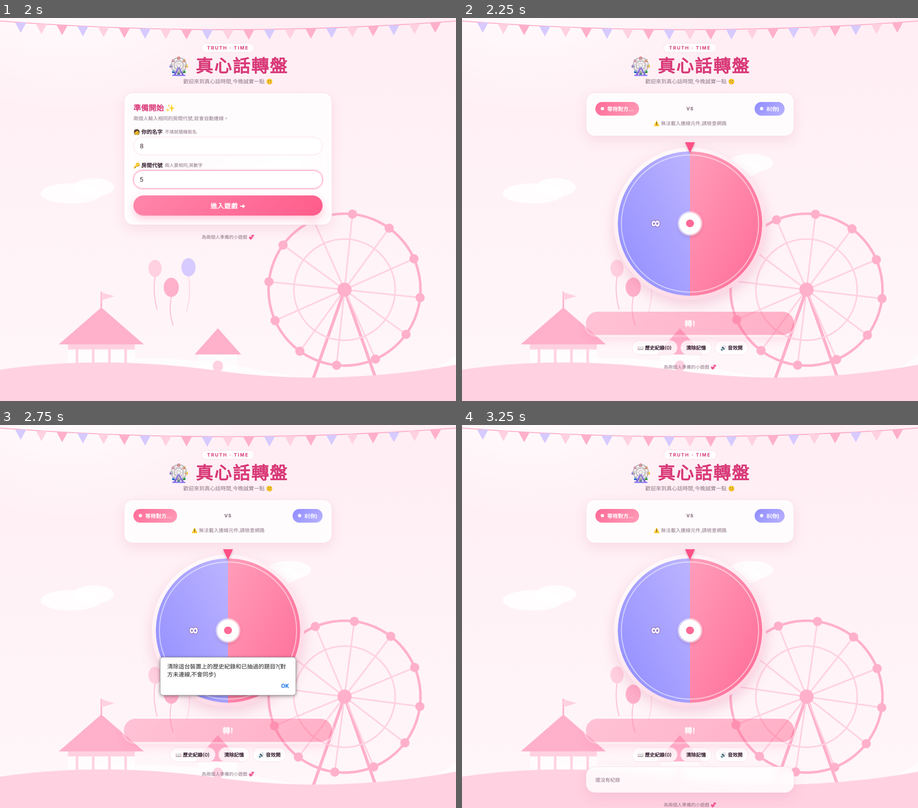
Above: before the commit, frames 1-4 (two rows, left to right).
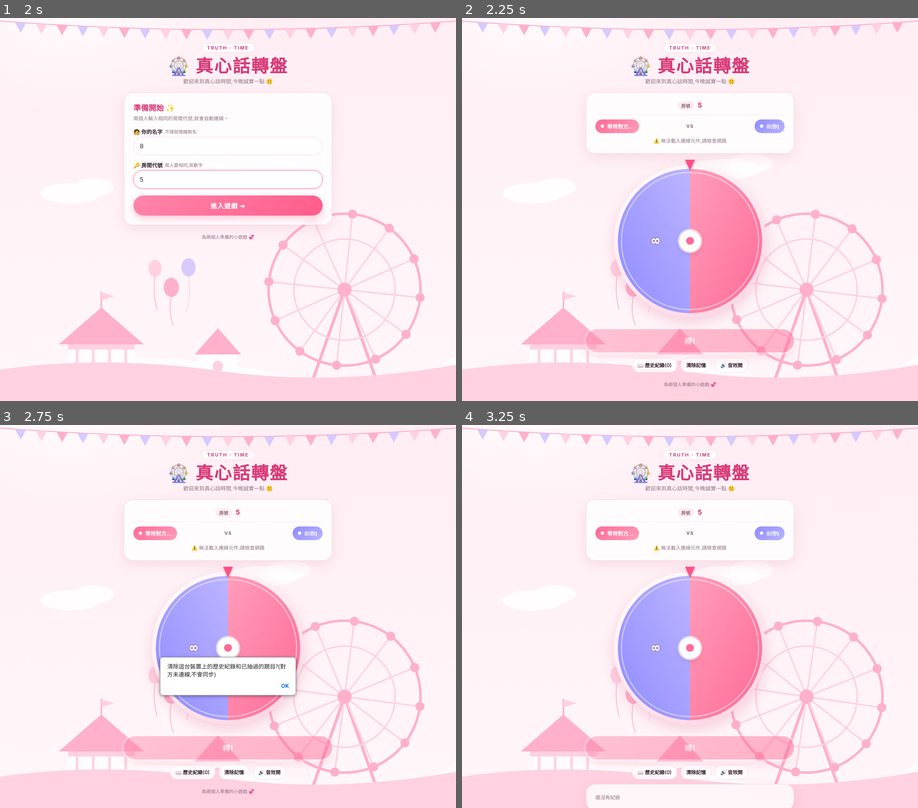
Above: after the commit, the same moments.

Repository: MikeWang1224/truth-game
Game: browser game, page index.html
The game is run twice, just before and just after one commit, with the same random seed, the same clock (stepped at 60 frames per second) and the same inputs. When the page shows a pop-up message, it is drawn as a white box for half a second while everything else waits; a line starting with > is the answer the replay typed.
Inputs (mouse positions are in pixels of both pictures, inside the frame that each line leads up to):
- Up to frame 1 (2 s): tap Space at 1.1, 1.6 s; click (228, 144) at 1.27 s; type "8" at 1.27 s; tap Enter at 1.3, 1.9 s; click (228, 178) at 1.87 s; type "5" at 1.87 s
- Up to frame 2 (2.25 s): click "進入遊戲 ➜" at 2.02 s; tap Space at 2.1 s
- Up to frame 3 (2.75 s): click "清除記憶" at 2.47 s; tap Space at 2.6 s
- Up to frame 4 (3.25 s): click "📖 歷史紀錄(0)" at 3.07 s; tap Space at 3.1 s

Frame 1 is identical in both runs. In frame 2, 9.9% of the frame differs, in the area x 27-73%, y 21-97%; in frame 3, 9.3%; in frame 4, 12%, in the area x 27-73%, y 21-100%.

Commit message:
Add room label and update room code display

Diff:
--- a/index.html
+++ b/index.html
@@ -74,6 +74,9 @@
 .pl0{justify-self:start;background:linear-gradient(135deg,var(--pink),var(--pink2))}.pl1{justify-self:end;background:linear-gradient(135deg,var(--blue),var(--blue2))}
 .vs{justify-self:center;font-size:12px;font-weight:800;color:var(--mute);letter-spacing:.1em}
 #status{text-align:center;margin-top:10px;min-height:18px}
+.roomrow{display:flex;align-items:center;justify-content:center;gap:10px;margin:-2px 0 12px;padding-bottom:12px;border-bottom:1px dashed var(--line)}
+.roomlbl{flex:none;font-size:12px;font-weight:700;color:var(--mute);padding:3px 10px;border-radius:99px;background:rgba(255,106,150,.12)}
+#roomtag{min-width:0;font-size:17px;font-weight:800;letter-spacing:.12em;color:var(--title);overflow-wrap:anywhere;text-align:center;line-height:1.3}
 
 /* ---- 轉盤(簡化) ---- */
 .stage{display:flex;justify-content:center;margin:40px 0 22px}
@@ -183,6 +186,7 @@
 
 <section id="game" class="hidden">
   <div class="card">
+    <div class="roomrow"><span class="roomlbl">房號</span><b id="roomtag"></b></div>
     <div class="players"><span id="p0" class="pl pl0">等待中…</span><b class="vs">VS</b><span id="p1" class="pl pl1">等待對方…</span></div>
     <div class="small" id="status"></div>
   </div>
@@ -319,7 +323,7 @@
   myName=$("nm").value.trim()||NAMES[Math.floor(Math.random()*NAMES.length)]+Math.floor(Math.random()*90+10);
   var code=($("rm").value.trim()||"default").toLowerCase().replace(/[^a-z0-9]/g,"")||"default";
   hostId="tod-"+code+"-host";
-  roomCode=code;save("tod_name",$("nm").value.trim());save("tod_room",$("rm").value.trim());loadMem();
+  roomCode=code;$("roomtag").textContent=code;save("tod_name",$("nm").value.trim());save("tod_room",$("rm").value.trim());loadMem();
   $("setup").classList.add("hidden");$("game").classList.remove("hidden");
   render("連線中…");
   if(typeof Peer==="undefined"){render("⚠️ 無法載入連線元件,請檢查網路");return}
